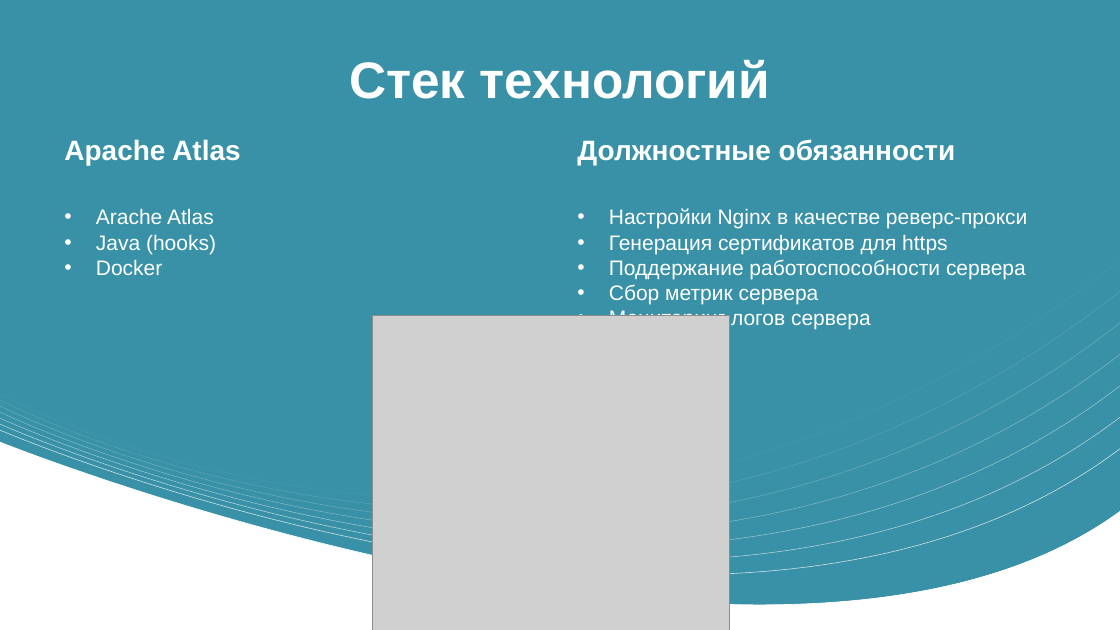
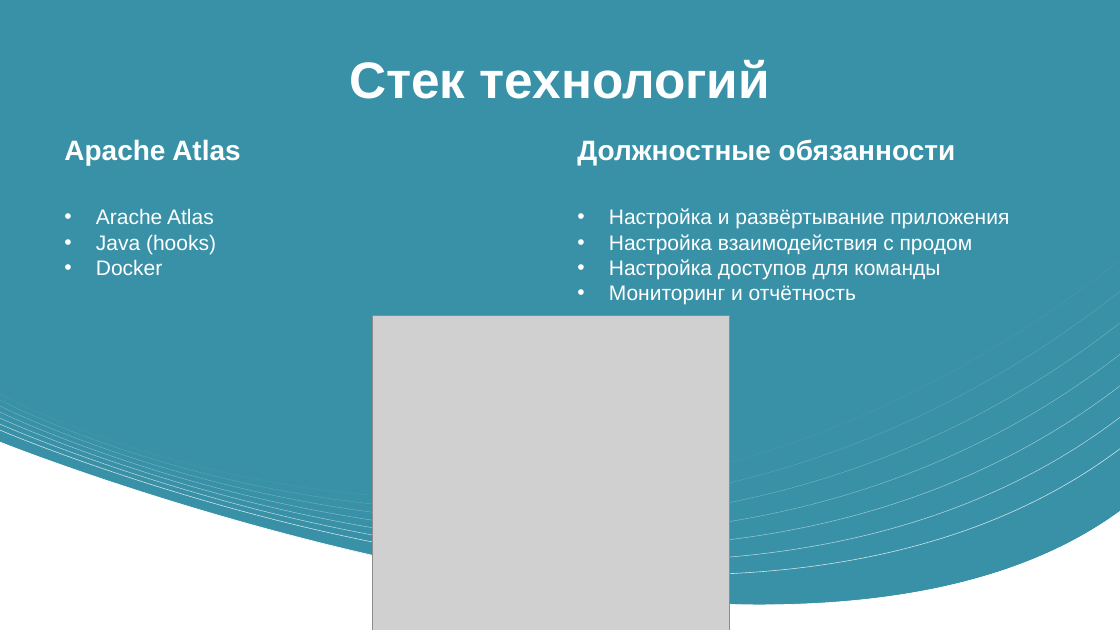
Before and after one commit to codesshaman/internship, a slide deck: slide 8 of Стажировка.pptx. Drawn at 1120x630 pixels with LibreOffice and Linux fonts; fonts in the diff are those of the drawing; grey boxes stand for pictures. Boxes give left, top, right and bottom in pixels: in the first picture for what was removed or moved away, otherwise in the second. Text is boxed around its words. In the diff, an @@ line names an element or a change of style, - is before the commit and + after.

```diff
--- a/Стажировка.pptx
+++ b/Стажировка.pptx
@@ text at (x1=609, y1=208, x2=1009, y2=305): text changed @@
-• Настройки Nginx в качестве реверс-прокси
-• Генерация сертификатов для https
-• Поддержание работоспособности сервера
-• Сбор метрик сервера
-• Мониторинг логов сервера
+• Настройка и развёртывание приложения
+• Настройка взаимодействия с продом
+• Настройка доступов для команды
+• Мониторинг и отчётность
```
Also in this commit, not shown: 4 other slides changed.
